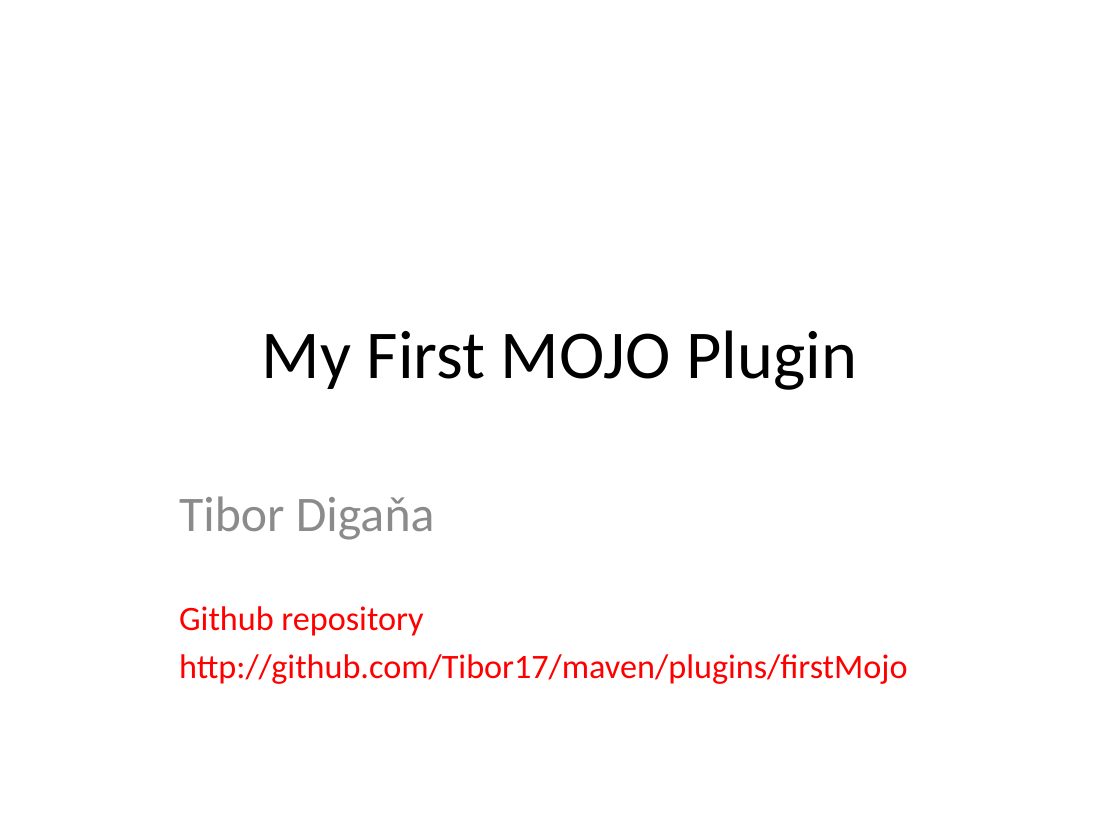
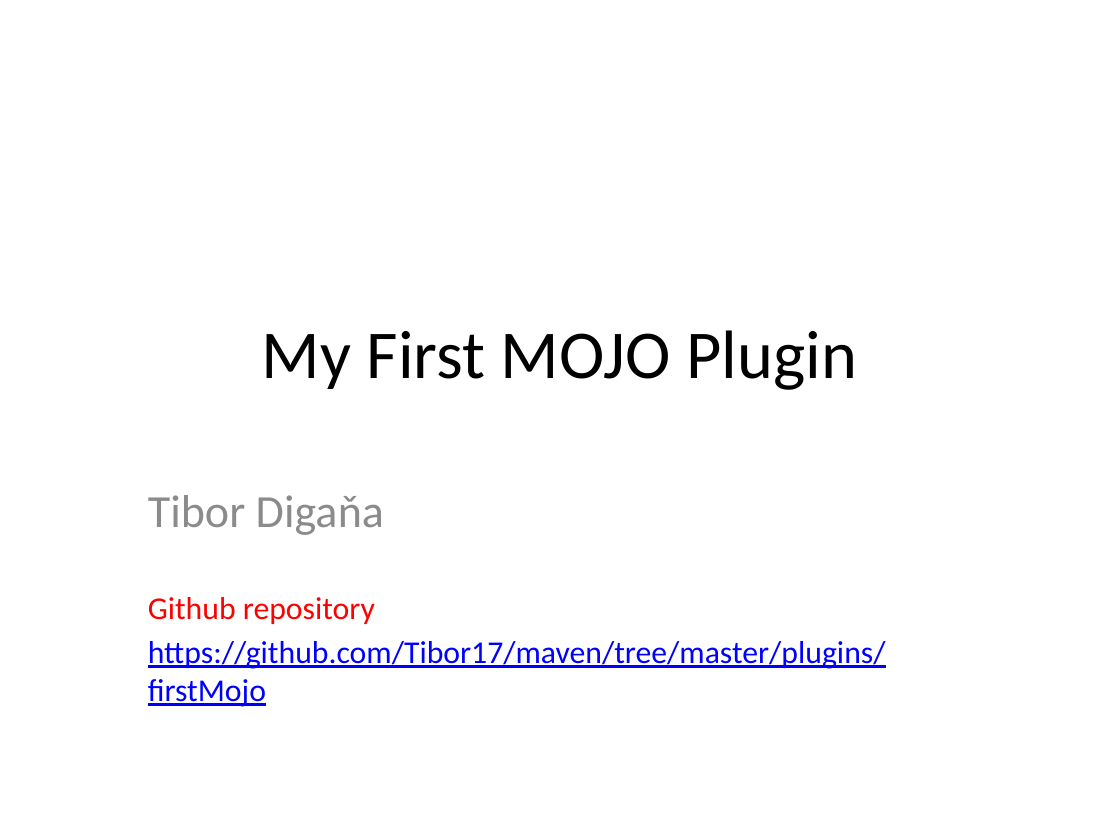
Before and after one commit to jonasalfthan/maven, a slide deck: slide 1 of plugins/firstMojo/MyFirstMOJOPlugin.pptx. Drawn at 1120x840 pixels with LibreOffice and Linux fonts; fonts in the diff are those of the drawing. Boxes give left, top, right and bottom in pixels: in the first picture for what was removed or moved away, otherwise in the second. Text is boxed around its words. In the diff, an @@ line names an element or a change of style, - is before the commit and + after.

Commit message:
modified to real links on github

```diff
--- a/plugins/firstMojo/MyFirstMOJOPlugin.pptx
+++ b/plugins/firstMojo/MyFirstMOJOPlugin.pptx
@@ subtitle "Tibor Digaňa": place and size @@
-subtitle "Tibor Digaňa" at [179,496,907,684]
+subtitle "Tibor Digaňa" at [148,495,886,707]
@@ subtitle at [148,495,384,624]: size 32 to 29.6 pt in "Tibor Digaňa"; size 22 to 20.4 pt in "Github repository" @@
@@ subtitle at [148,641,886,707]: text changed; size 22 to 20.4 pt; text colour #FF0000 to #0000FF @@
-http://github.com/Tibor17/maven/plugins/firstMojo
+https://github.com/Tibor17/maven/tree/master/plugins/firstMojo
```
Also in this commit, not shown: 1 other file.
